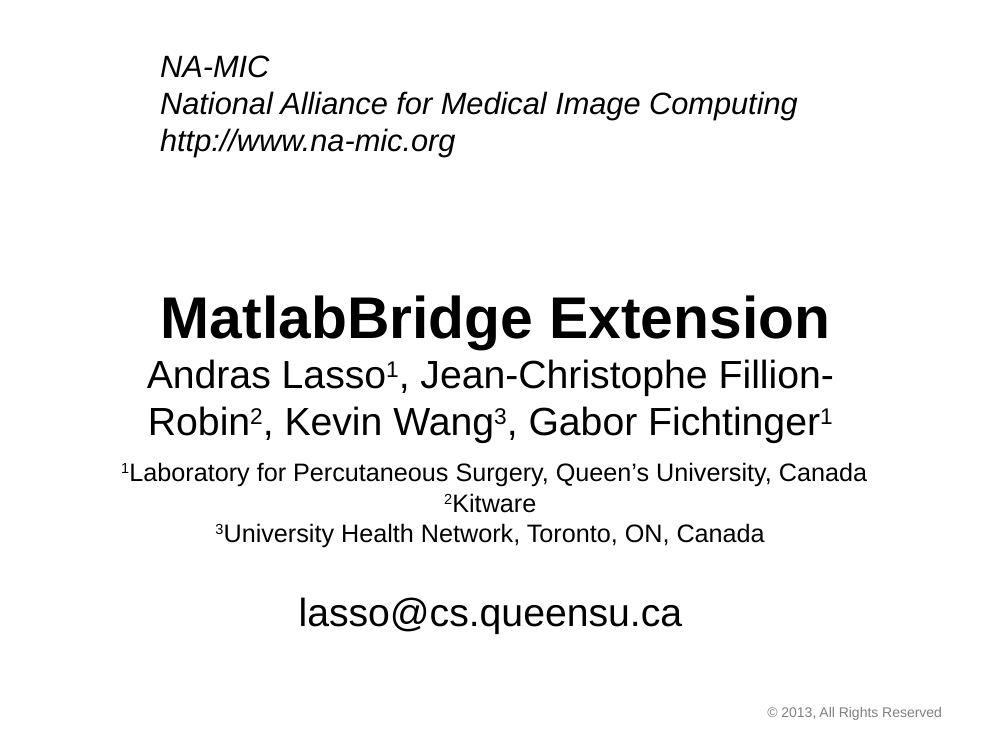
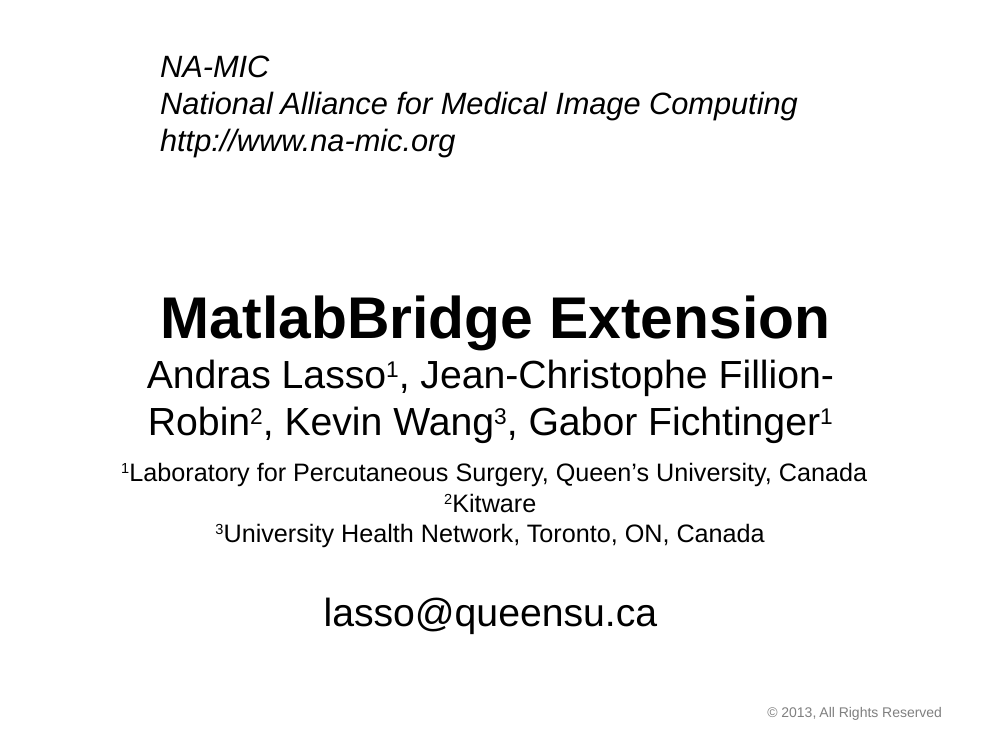
Before and after one commit to PerkLab/SlicerMatlabBridge, a slide deck: slide 1 of Docs/tutorial/MatlabBridgeTutorial.ppt. Drawn at 1008x756 pixels with LibreOffice and Linux fonts; fonts in the diff are those of the drawing; background and template pictures are left out. Boxes give left, top, right and bottom in pixels: in the first picture for what was removed or moved away, otherwise in the second. Text is boxed around its words. In the diff, an @@ line names an element or a change of style, - is before the commit and + after.

```diff
--- a/Docs/tutorial/MatlabBridgeTutorial.ppt
+++ b/Docs/tutorial/MatlabBridgeTutorial.ppt
@@ text at bbox=[324, 597, 658, 634]: text changed @@
-lasso@cs.queensu.ca
+lasso@queensu.ca
```
Also in this commit, not shown: 9 other slides changed, 1 other file.
